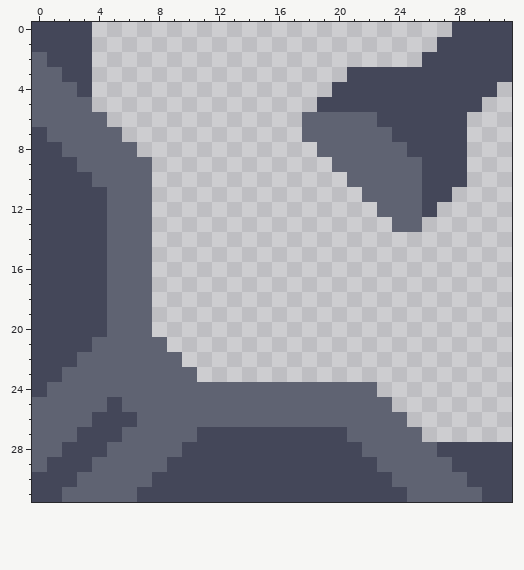
Edited in one commit: pixel-art sprite (sprites/blocks/distribution/JJ/Channels/Channel-top-1.png). Above: the version before the commit.
The file is 32x32 pixels.
After:
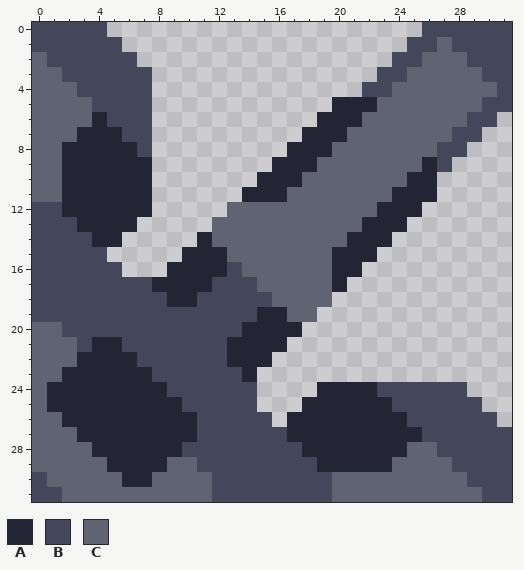
Palette (. is transparent): A #232535  B #444759  C #5f6372
Changes in this commit:
Changed rows in their new state; - is an unchanged pixel.
first column x 0:
 0 ----B---------------------BB----
 1 ----BB-------------------BBC----
 2 ----BBB-----------------BBCCC---
 3 ----BBBB-------------..--CCCCC--
 4 ----BBBB------------..--CCCCCCCB
 5 ----BBBB-----------.AAACCCCCCCBB
 6 ----ABBB----------.AAA-CCCCCCBB-
 7 C--AAABB----------AAA---CCCC-B--
 8 CCAAAAAB---------AAA-----CC-----
 9 CCAAAAAA--------AAAC------A-.---
10 CCAAAAAA-------AAACCC----AA..---
11 CCAAAAAA------AAACCCCC--AAA.----
12 --AAAAAA-----CCCCCCCCCCAAA.-----
13 ---AAAA.----CCCCCCCCCCAAA.------
14 ----AA..---ACCCCCCCCCAAA--------
15 -----...--AAACCCCCCCAAA---------
16 -----B..-AAAABCCCCCCAA----------
17 -----BBBAAAABBBCCCCCA-----------
18 -----BBBBAABBBBBCCCC------------
19 -----BBBBBBBBBBAACC-------------
20 CC---BBBBBBBBBAAAA--------------
21 CCC-AABBBBBBBAAAA---------------
22 CCCAAAABBBBBBAAA----------------
23 CCAAAAAABBBBBBA-----------------
24 CAAAAAAAABBBBBB....AAAABBBBBB---
25 -AAAAAAAAABBBBB...AAAAAABBBBBB--
26 --AAAAAAAAABBBBB.AAAAAAAABBBBBB-
27 ---AAAAAAAA------AAAAAAAAABBBBBB
28 --CCAAAAAA--------AAAAAAA-------
29 -CCC-AAAACC--------AAAAA--------
30 -CC---AACCCC--------CCCC--------
31 -------CCCCC--------CCCCC-------
Pixel boxes of the changes (left, top, right, bottom) in both pictures:
changed: (32, 22, 512, 502)
